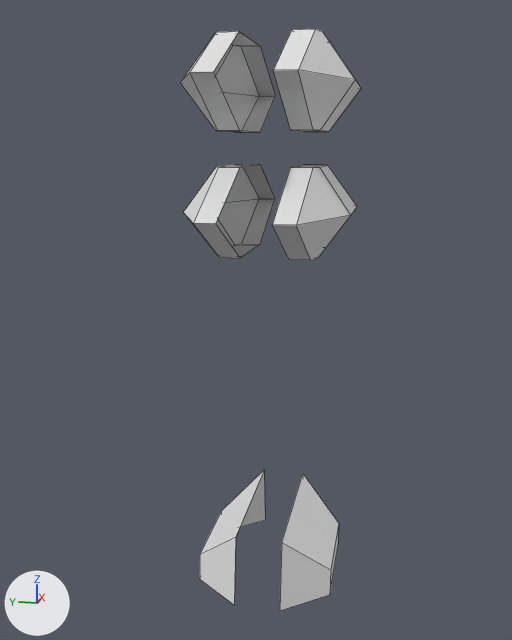
Renders of the FBX model Assets/Resources/Pared-DecorA.fbx from each side of a commit.
The view is the same before and after, from a 50 mm camera at (-3.0, -0.52, 1.94) aimed at (0.0, 0.08, 1.19). The lights are fixed; the arrows at lower left show +X, +Y and +Z. Mesh edges are drawn as thin lines.

The scene before the commit, as lines of its bpy script (objects in view):
```python
me_cube_022 = bpy.data.meshes.new('Cube.022')
me_cube_022.from_pydata(...)  # 104 vertices, 72 faces; spans x -0.6..0.6, y -0.34..0.34, z 0.0..2.36
ob_pared_decora = bpy.data.objects.new('Pared-DecorA', me_cube_022)
ob_pared_decora.location = (0.0, 0.0, 0.0)
```
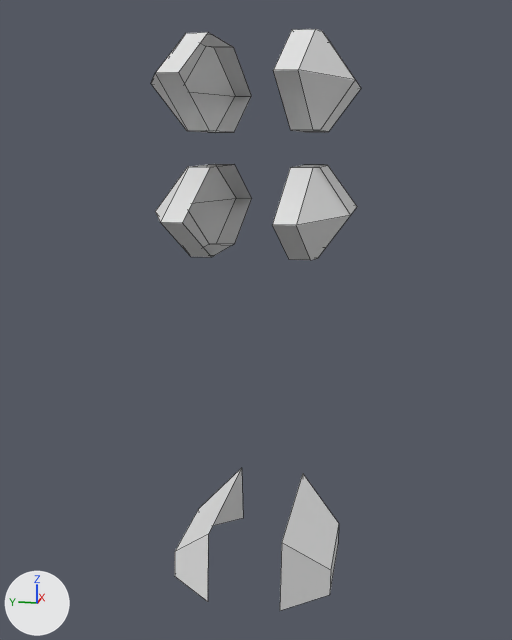
The newer file is also turned or shifted as a whole; pictures and numbers use the older file's frame.

The change in detail:
me_cube_022 has 104 vertices, 72 faces and spans x -0.6..0.6, y -0.34..0.34, z 0.0..2.36.
me_cube_022 is used by ob_pared_decora; location (0.0, 0.0, 0.0).
me_cube_022 part 1: the loose piece of 22 vertices spanning x -0.6..0.6, y 0.1..0.34, z 1.5..1.86 is moved by (0.0, 0.12, 0.0).
me_cube_022 part 2: the loose piece of 22 vertices spanning x -0.6..0.6, y 0.1..0.34, z 2.0..2.36 is moved by (0.0, 0.12, 0.0).
me_cube_022 part 3: the loose piece of 8 vertices spanning x -0.37..0.37, y 0.1..0.3, z 0.0..0.31 is moved by (0.0, 0.12, 0.0).

Changed parts and their boxes (x1, y1, x2, y2) in the pictures (512 x 640 px; the box of a moved part takes in the faces that stretch with it):
'Pared-DecorA', reshaped (17% wider): before (181, 29, 361, 611); after (151, 29, 361, 611)
part 1 of me_cube_022, moved or reshaped: before (184, 164, 275, 258); after (155, 164, 252, 257)
part 2 of me_cube_022, moved or reshaped: before (181, 31, 275, 132); after (151, 32, 251, 133)
part 3 of me_cube_022, moved or reshaped: before (200, 471, 265, 605); after (175, 468, 243, 602)
